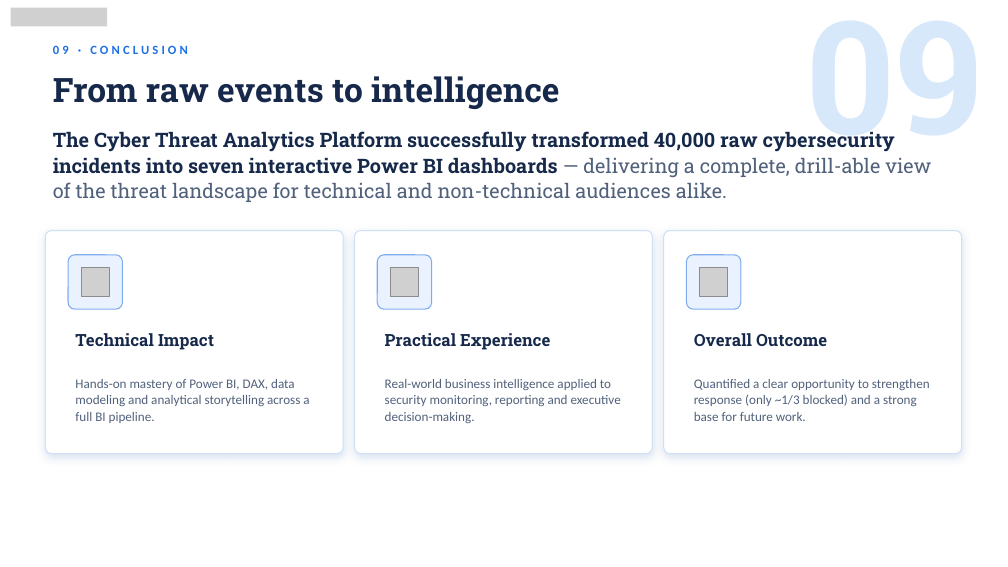
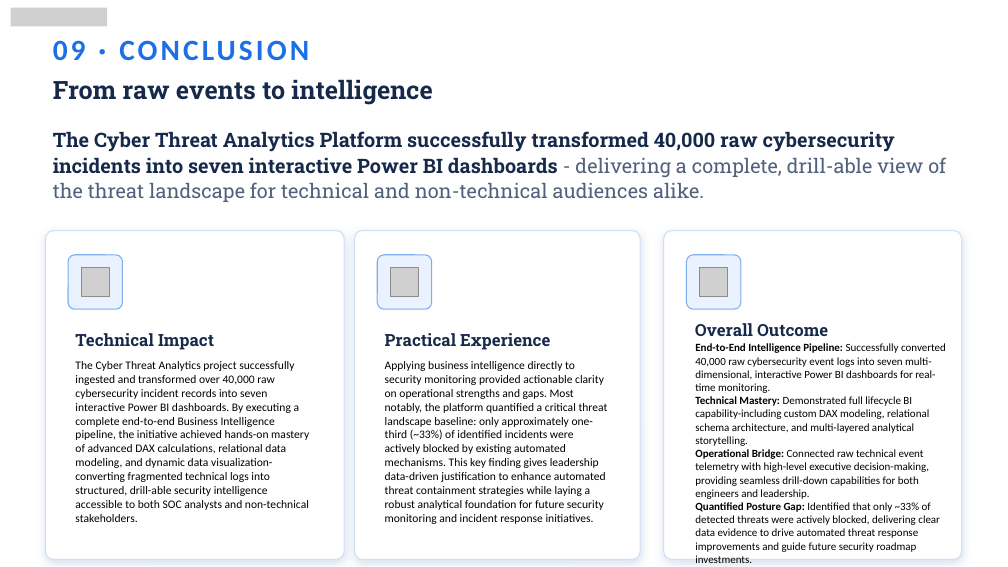
Before and after one commit to priyamsinha23/Infosys-Springboard-Virtual-Internship-7.0-Batch-1-Team-C, a slide deck: slide 16 of Team_Members_PPT/Siddhant.pptx (slide 10 before the commit). Drawn at 1008x567 pixels with LibreOffice and Linux fonts; fonts in the diff are those of the drawing; grey boxes stand for pictures; background and template pictures are left out. Boxes give left, top, right and bottom in pixels: in the first picture for what was removed or moved away, otherwise in the second. Text is boxed around its words. In the diff, an @@ line names an element or a change of style, - is before the commit and + after.

```diff
--- a/Team_Members_PPT/Siddhant.pptx
+++ b/Team_Members_PPT/Siddhant.pptx
@@ text "09 · CONCLUSION" at [45,38,877,60]: size 12 to 28 pt @@
@@ text "From raw events to intelligence" at [53,79,432,105]: size 32 to 24 pt @@
@@ text at [53,131,946,202]: text changed @@
-The Cyber Threat Analytics Platform successfully transformed 40,000 raw cybersecurity incidents into seven interactive Power BI dashboards — delivering a complete, drill-able view of the threat landscape for technical and non-technical audiences alike.
+The Cyber Threat Analytics Platform successfully transformed 40,000 raw cybersecurity incidents into seven interactive Power BI dashboards - delivering a complete, drill-able view of the threat landscape for technical and non-technical audiences alike.
@@ text removed at [805,131,983,171] @@
-09
@@ rounded rectangle: place and size @@
-rounded rectangle at [45,231,343,454]
+rounded rectangle at [45,231,344,560]
@@ rounded rectangle: place and size @@
-rounded rectangle at [355,231,653,454]
+rounded rectangle at [355,231,640,560]
@@ rounded rectangle: place and size @@
-rounded rectangle at [664,231,962,454]
+rounded rectangle at [664,231,962,560]
@@ text "Overall Outcome": place and size @@
-text "Overall Outcome" at [694,333,827,346]
+text "Overall Outcome" at [695,323,828,336]
@@ text at [695,357,940,563]: text changed; size 12.5 to 10.5 pt; text colour #51617C to #000000 @@
-Quantified a clear opportunity to strengthen response (only ~1/3 blocked) and a strong base for future work.
+End-to-End Intelligence Pipeline: Successfully converted 40,000 raw cybersecurity event logs into seven multi-dimensional, interactive Power BI dashboards for real-time monitoring.
+Technical Mastery: Demonstrated full lifecycle BI capability-including custom DAX modeling, relational schema architecture, and multi-layered analytical storytelling.
+Operational Bridge: Connected raw technical event telemetry with high-level executive decision-making, providing seamless drill-down capabilities for both engineers and leadership.
+Quantified Posture Gap: Identified that only ~33% of detected threats were actively blocked, delivering clear data evidence to drive automated threat response improvements and guide future security roadmap investments.
@@ text at [75,361,309,522]: text changed; size 12.5 to 11 pt; text colour #51617C to #000000 @@
-Hands-on mastery of Power BI, DAX, data modeling and analytical storytelling across a full BI pipeline.
+The Cyber Threat Analytics project successfully ingested and transformed over 40,000 raw cybersecurity incident records into seven interactive Power BI dashboards. By executing a complete end-to-end Business Intelligence pipeline, the initiative achieved hands-on mastery of advanced DAX calculations, relational data modeling, and dynamic data visualization-converting fragmented technical logs into structured, drill-able security intelligence accessible to both SOC analysts and non-technical stakeholders.
@@ text at [385,361,608,524]: text changed; size 12.5 to 11 pt; text colour #51617C to #000000 @@
-Real-world business intelligence applied to security monitoring, reporting and executive decision-making.
+Applying business intelligence directly to security monitoring provided actionable clarity on operational strengths and gaps. Most notably, the platform quantified a critical threat landscape baseline: only approximately one-third (~33%) of identified incidents were actively blocked by existing automated mechanisms. This key finding gives leadership data-driven justification to enhance automated threat containment strategies while laying a robust analytical foundation for future security monitoring and incident response initiatives.
```
Also in this commit, not shown: 6 other slides changed, 9 slides added, 3 slides removed, 1 other file.
